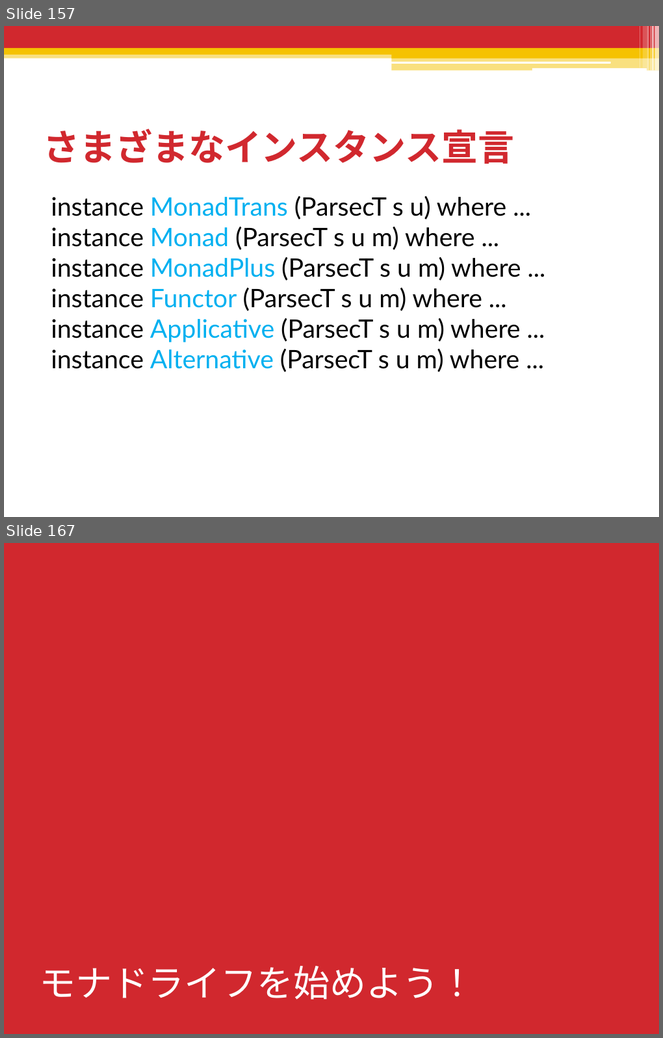
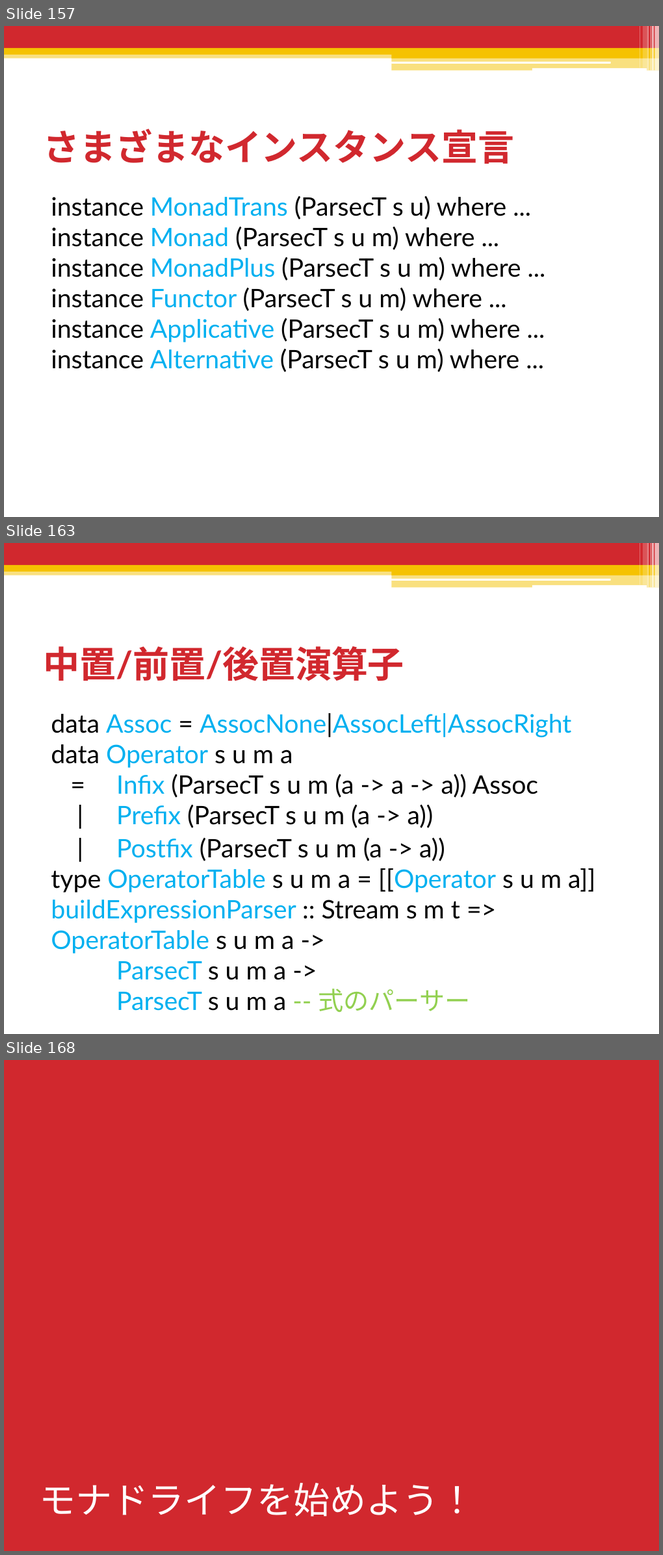
Before and after one commit to shiatsumat/HaskellLecture, a slide deck: 2_monad/slides/2_monad.pptx. Shown one above the other, each under a label of ours: slides 157 and 167 before the commit, slides 157, 163 and 168 after it; the slides between them are not shown. The pictures are 663x1038 and 663x1555 pixels, drawn with LibreOffice and Linux fonts; fonts in the diff are those of the drawing. Boxes give left, top, right and bottom in pixels: in the first picture for what was removed or moved away, otherwise in the second. Text is boxed around its words. In the diff, an @@ line names an element or a change of style, - is before the commit and + after.

```diff
--- a/2_monad/slides/2_monad.pptx
+++ b/2_monad/slides/2_monad.pptx
@@ slide 163 added at (4,543,659,1034), background #FFFFFF; not listed: 13 template elements that a slide beside it also shows @@
@@ title added at (43,646,404,681), 40 pt, text #D1282E, bold @@
+中置/前置/後置演算子
@@ text added at (51,713,596,1012), 28 pt, text #00B0F0 @@
+data Assoc = AssocNone|AssocLeft|AssocRight
+data Operator s u m a
+= Infix (ParsecT s u m (a -> a -> a)) Assoc
+| Prefix (ParsecT s u m (a -> a))
+| Postfix (ParsecT s u m (a -> a))
+type OperatorTable s u m a = [[Operator s u m a]]
+buildExpressionParser :: Stream s m t => OperatorTable s u m a ->
+ParsecT s u m a ->
+ParsecT s u m a -- 式のパーサー
@@ what was slide 167 is now slide 168 @@
```
Also in this commit, not shown: 11 slides changed, 3 other slides added, 3 slides removed, 2 other files.
